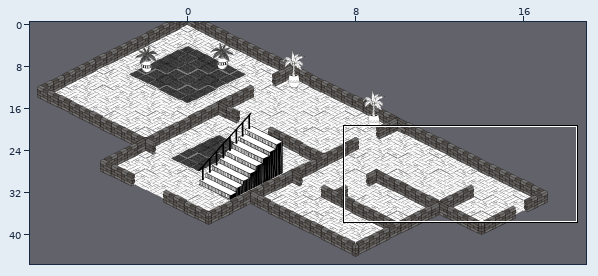
Tiled map (JSON), stored at client/assets/tilemaps/manor.json. Above, an overview of the earlier version with the close-up marked.
Close-up. Before the edit:
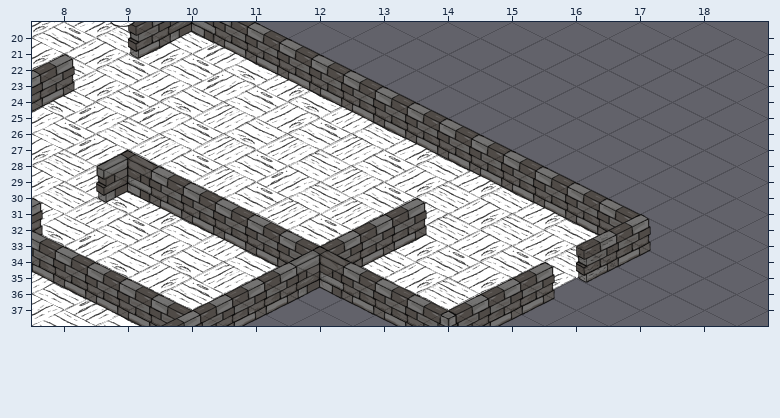
Cells are 128x64 px. Every second row is shifted by half a cell. Shown: x 8..18, y 20..37. The commit also changed other parts of the map, which this record leaves out. Tiles whose own drawing changed are shown in their newer look in all pictures.
And afterwards:
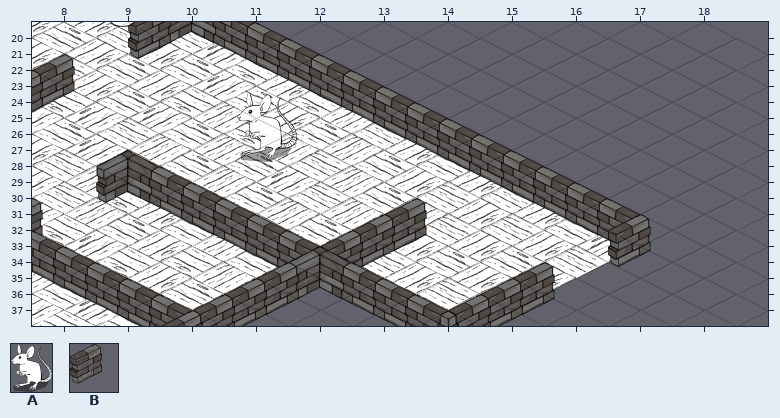
Key: from "collection-of-images": A 26 "maria"; from "procreate-test-2": B 25.
_ is an empty cell.
Objects are placed by their top-left corner, in cells (3,4 is the top-left corner of cell 3,4); size is 1x1 cell unless given.
Edits made:
Layer "Walls":
y 35: x 16 B -> _
Layer "Characters":
added: A "maria" at 11.2,24.4 size 0.9x4.4
Pixel boxes of the changes (left, top, right, bottom) in both close-ups:
added: (237, 92, 297, 162)
removed: (576, 230, 619, 283)
